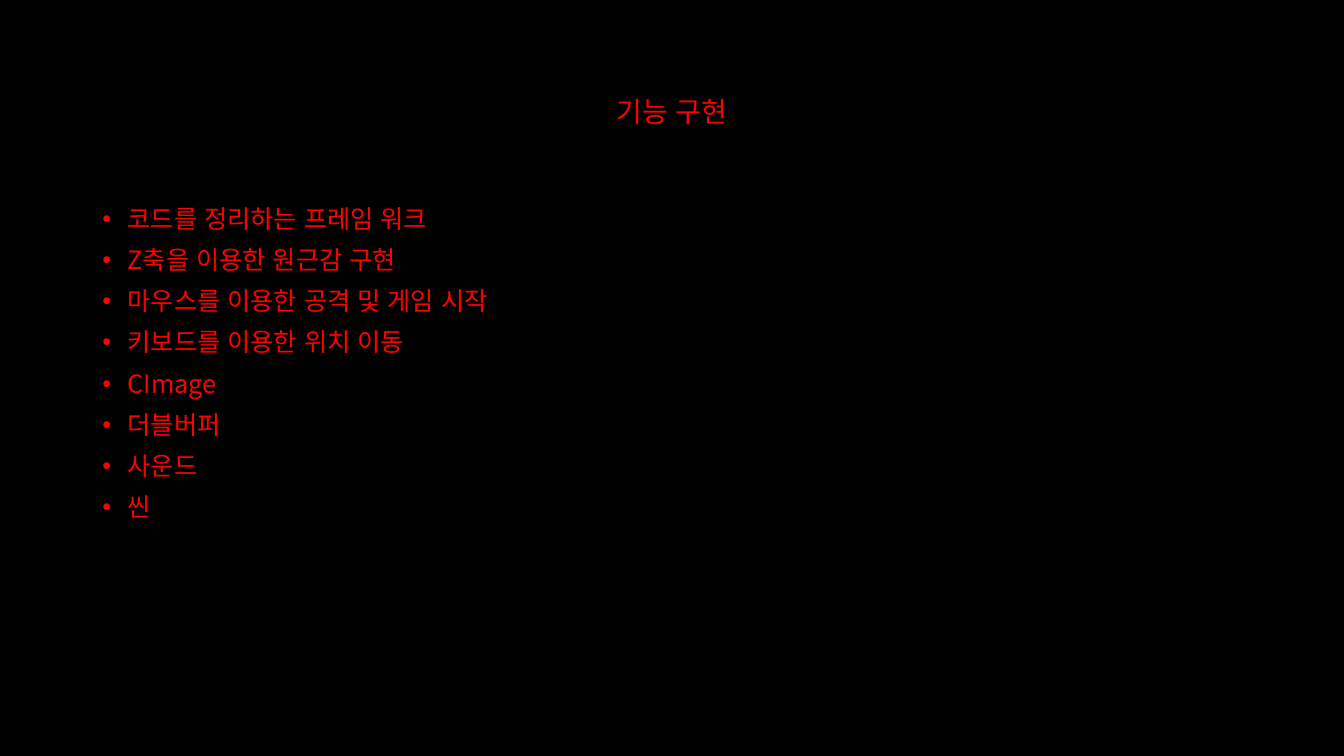
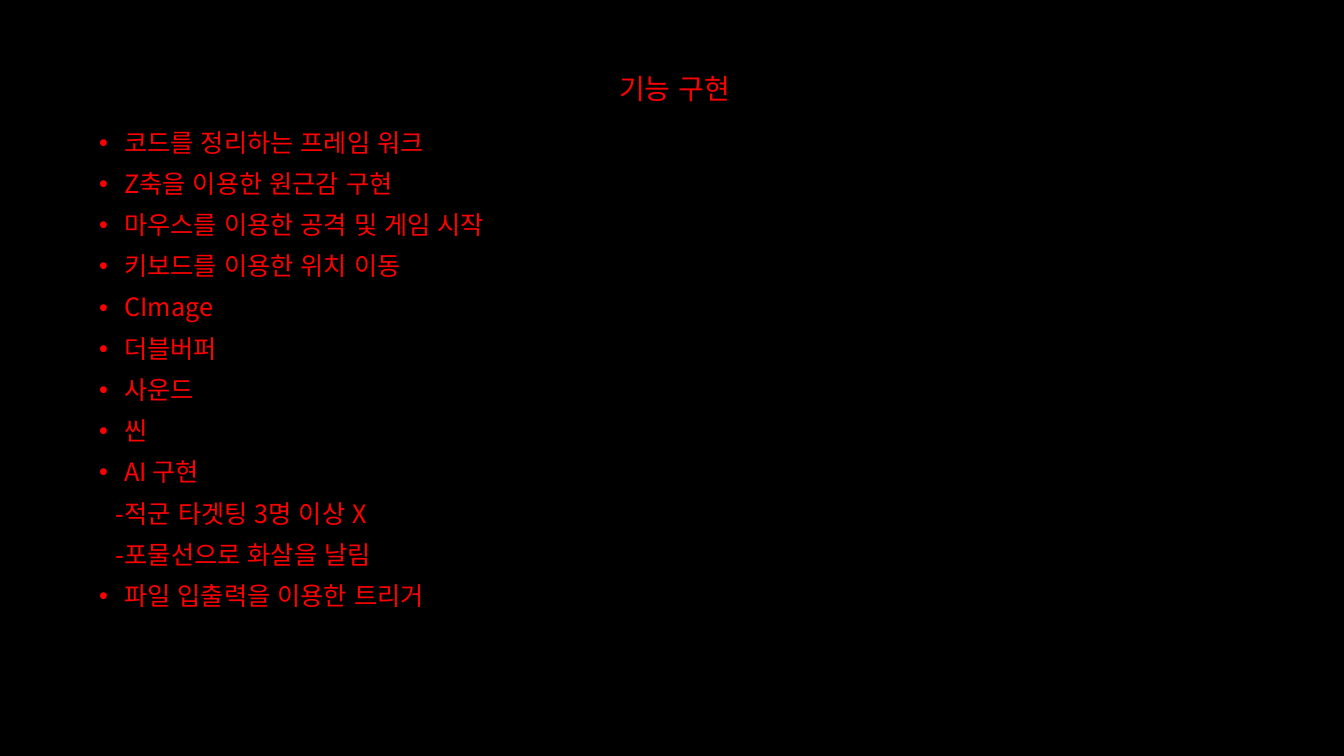
Before and after one commit to pcremnant/DeathRoad, a slide deck: slide 5 of Project/발표.pptx. Drawn at 1344x756 pixels with LibreOffice and Linux fonts; fonts in the diff are those of the drawing. Boxes give left, top, right and bottom in pixels: in the first picture for what was removed or moved away, otherwise in the second. Text is boxed around its words. In the diff, an @@ line names an element or a change of style, - is before the commit and + after.

```diff
--- a/Project/발표.pptx
+++ b/Project/발표.pptx
@@ title "기능 구현": place and size @@
-title "기능 구현" at bbox=[616, 98, 728, 125]
+title "기능 구현" at bbox=[619, 75, 730, 102]
@@ text "코드를 정리하는 프레임 워크": place and size @@
-text "코드를 정리하는 프레임 워크" at bbox=[128, 207, 487, 518]
+text "코드를 정리하는 프레임 워크" at bbox=[116, 131, 484, 607]
@@ text at bbox=[116, 460, 424, 607]: paragraphs added @@
+• AI 구현
+-적군 타겟팅 3명 이상 X
+-포물선으로 화살을 날림
+• 파일 입출력을 이용한 트리거
```
Also in this commit, not shown: 1 other slide changed, 1 other file.
